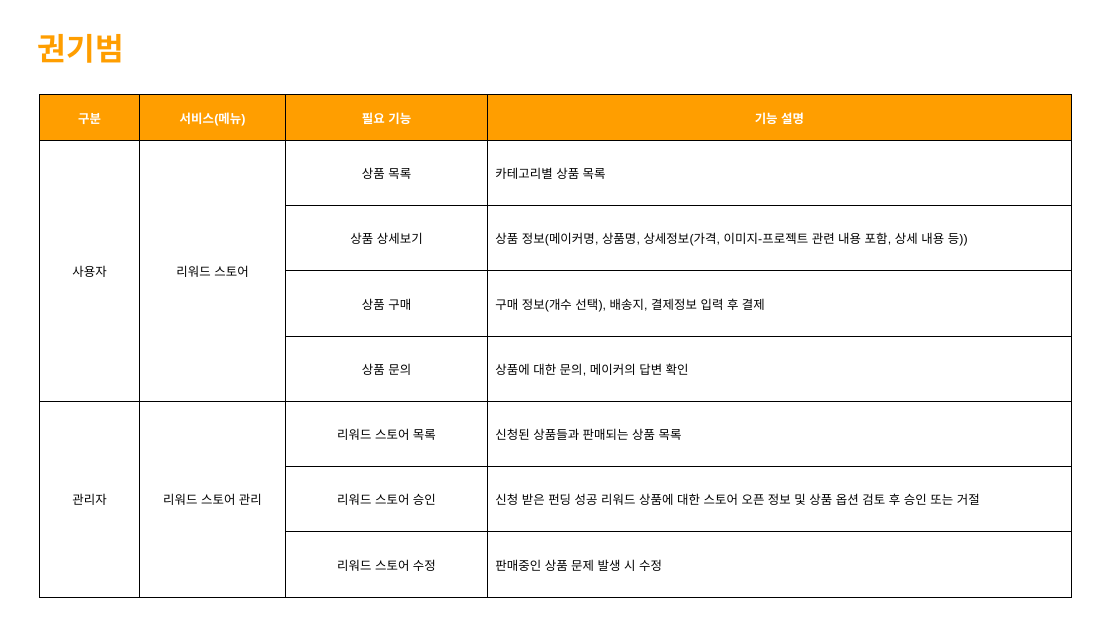
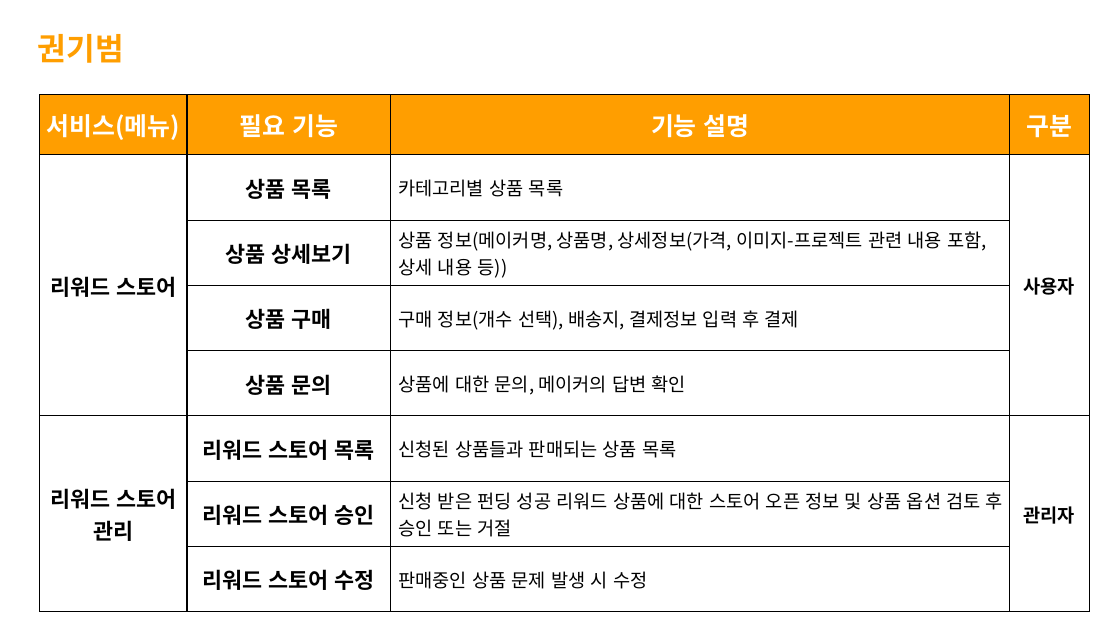
Before and after one commit to hhsw07/ezen-academy-projects, a slide deck: slide 15 of 0 발표용 파워포인트/0515 2차발표/0515 project06 - 파워포인트 종합.pptx (slide 12 before the commit). Drawn at 1120x630 pixels with LibreOffice and Linux fonts; fonts in the diff are those of the drawing. Boxes give left, top, right and bottom in pixels: in the first picture for what was removed or moved away, otherwise in the second. Text is boxed around its words. In the diff, an @@ line names an element or a change of style, - is before the commit and + after.

```diff
--- a/0 발표용 파워포인트/0515 2차발표/0515 project06 - 파워포인트 종합.pptx
+++ b/0 발표용 파워포인트/0515 2차발표/0515 project06 - 파워포인트 종합.pptx
@@ table at bbox=[39, 94, 1090, 597] @@
-row 1: 구분 | 서비스(메뉴) | 필요 기능 | 기능 설명
+row 1: 서비스(메뉴) | 필요 기능 | 기능 설명 | 구분
-row 2: 사용자 | 리워드 스토어 | 상품 목록 | 카테고리별 상품 목록
+row 2: 리워드 스토어 | 상품 목록 | 카테고리별 상품 목록 | 사용자
-row 3:  |  | 상품 상세보기 | 상품 정보(메이커명, 상품명, 상세정보(가격, 이미지-프로젝트 관련 내용 포함, 상세 내용 등))
+row 3:  | 상품 상세보기 | 상품 정보(메이커명, 상품명, 상세정보(가격, 이미지-프로젝트 관련 내용 포함, 상세 내용 등)) | 
-row 4:  |  | 상품 구매 | 구매 정보(개수 선택), 배송지, 결제정보 입력 후 결제
+row 4:  | 상품 구매 | 구매 정보(개수 선택), 배송지, 결제정보 입력 후 결제 | 
-row 5:  |  | 상품 문의 | 상품에 대한 문의, 메이커의 답변 확인
+row 5:  | 상품 문의 | 상품에 대한 문의, 메이커의 답변 확인 | 
-row 6: 관리자 | 리워드 스토어 관리 | 리워드 스토어 목록 | 신청된 상품들과 판매되는 상품 목록
+row 6: 리워드 스토어 관리 | 리워드 스토어 목록 | 신청된 상품들과 판매되는 상품 목록 | 관리자
-row 7:  |  | 리워드 스토어 승인 | 신청 받은 펀딩 성공 리워드 상품에 대한 스토어 오픈 정보 및 상품 옵션 검토 후 승인 또는 거절
+row 7:  | 리워드 스토어 승인 | 신청 받은 펀딩 성공 리워드 상품에 대한 스토어 오픈 정보 및 상품 옵션 검토 후 승인 또는 거절 | 
-row 8:  |  | 리워드 스토어 수정 | 판매중인 상품 문제 발생 시 수정
+row 8:  | 리워드 스토어 수정 | 판매중인 상품 문제 발생 시 수정 | 
@@ table: place and size @@
-table at bbox=[39, 94, 1071, 597]
+table at bbox=[39, 94, 1090, 597]
```
Also in this commit, not shown: 7 other slides changed, 15 slides added, 13 slides removed.
